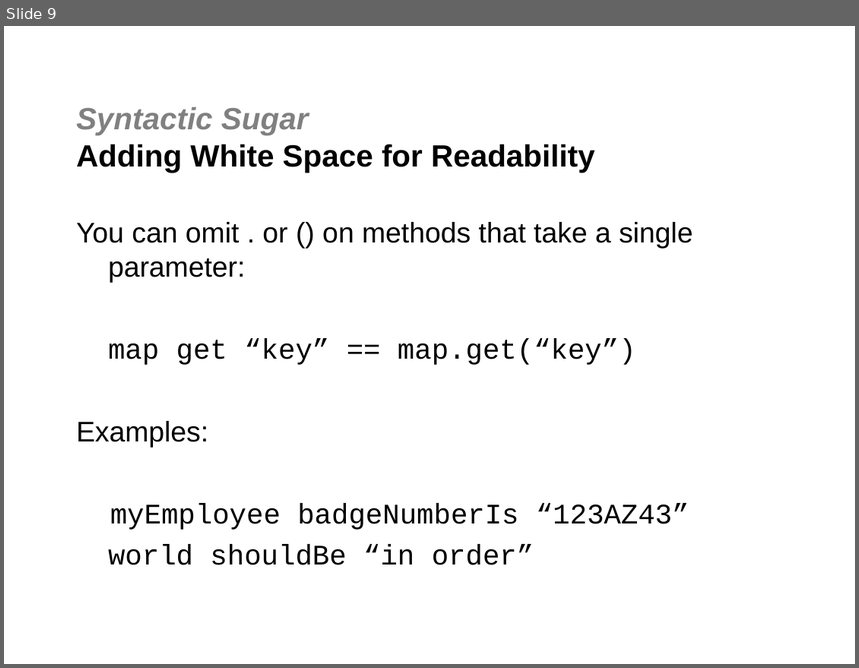
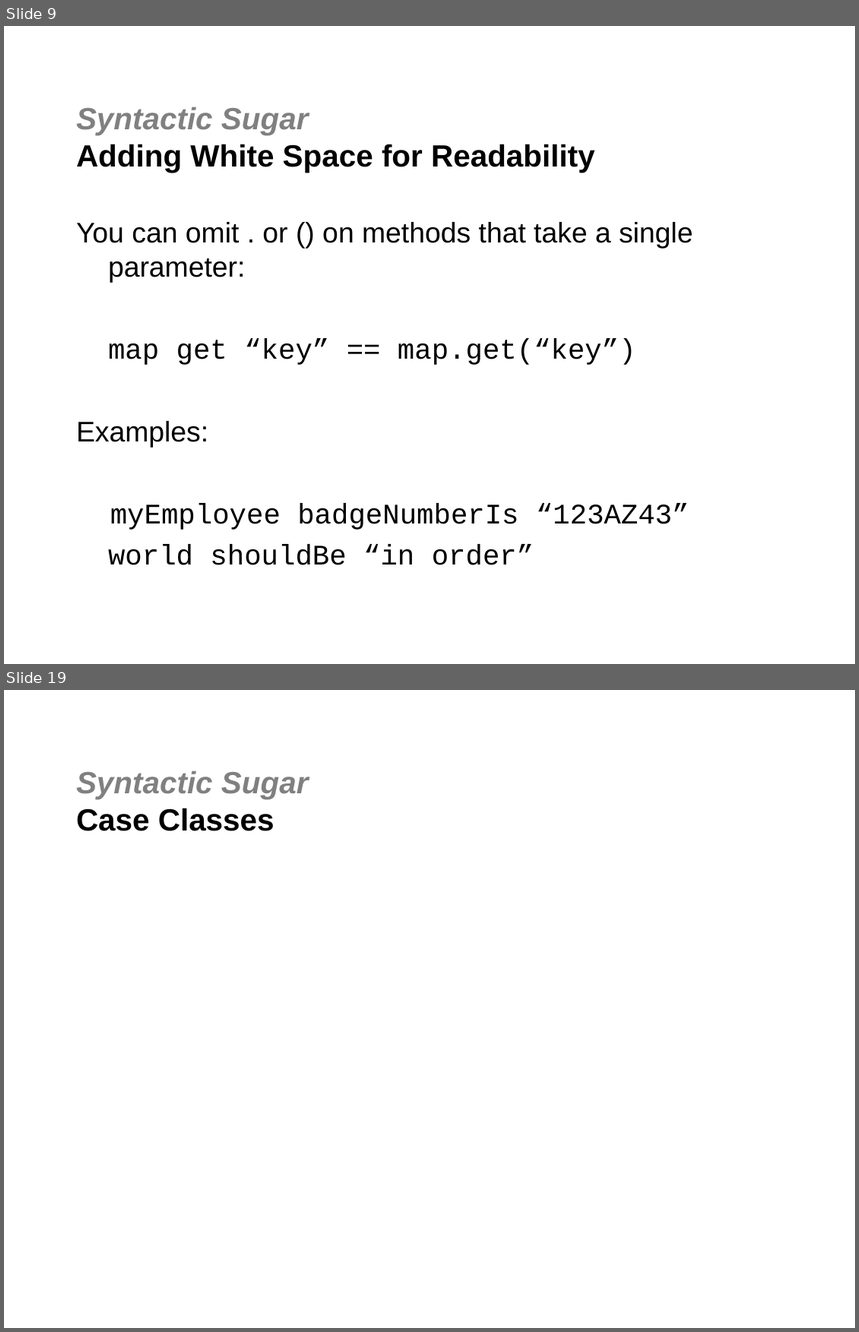
Before and after one commit to jgoodsen/agile2010, a slide deck: dsl.ppt. Shown one above the other, each under a label of ours: slide 9 before the commit, slides 9 and 19 after it; the slides between them are not shown. The pictures are 859x668 and 859x1332 pixels, drawn with LibreOffice and Linux fonts; fonts in the diff are those of the drawing; background and template pictures are left out. Boxes give left, top, right and bottom in pixels: in the first picture for what was removed or moved away, otherwise in the second. Text is boxed around its words. In the diff, an @@ line names an element or a change of style, - is before the commit and + after.

```diff
--- a/dsl.ppt
+++ b/dsl.ppt
@@ slide 19 added at [4,690,855,1328], background #FFFFFF @@
@@ title added at [76,771,309,831], 26 pt, text #808080, bold, italic @@
+Syntactic Sugar
+Case Classes
```
Also in this commit, not shown: 4 slides changed, 7 other slides added, 1 other file.
